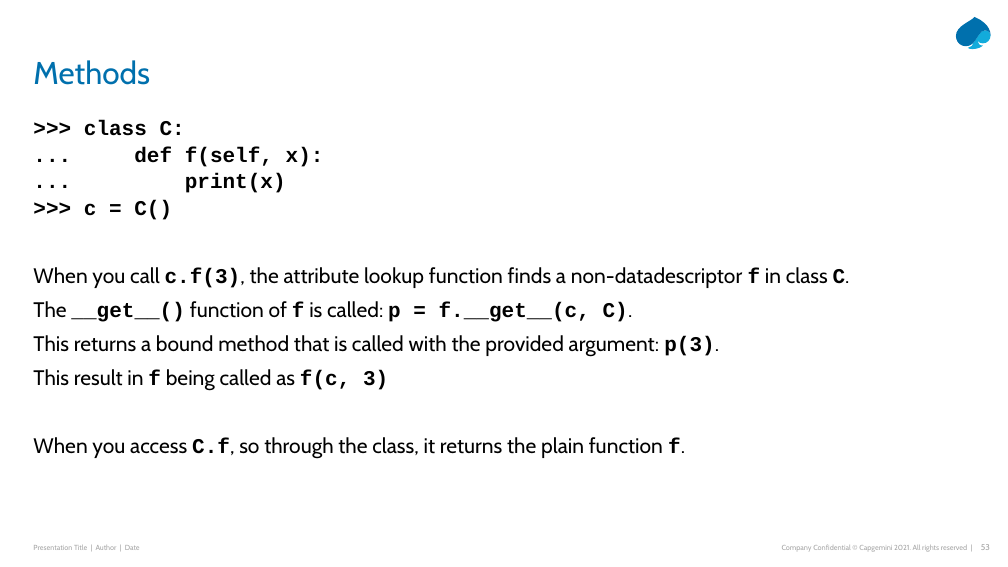
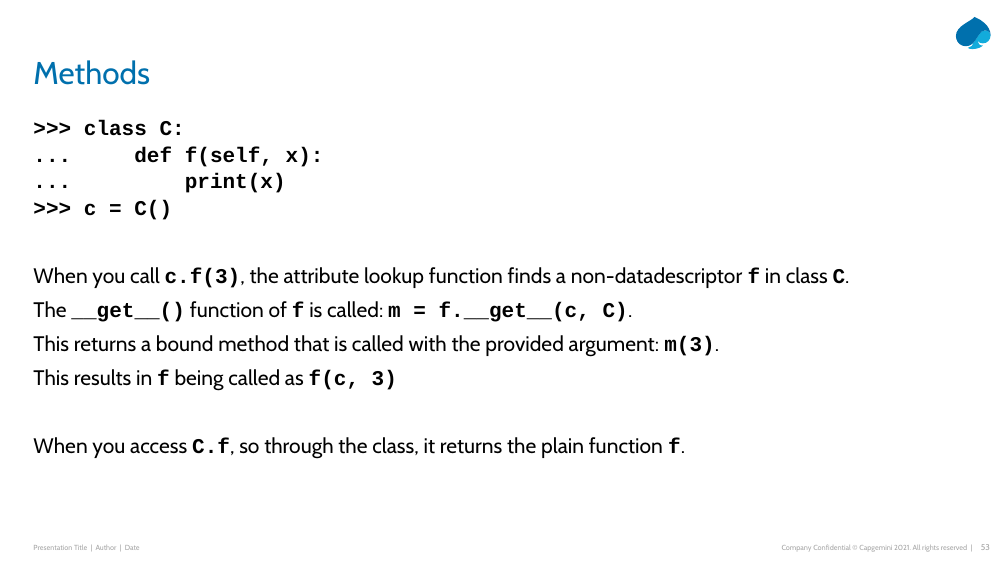
Before and after one commit to Python-Masterclass/Descriptors, a slide deck: slide 53 of Masterclass-6-descriptors.pptx. Drawn at 1008x567 pixels with LibreOffice and Linux fonts; fonts in the diff are those of the drawing. Boxes give left, top, right and bottom in pixels: in the first picture for what was removed or moved away, otherwise in the second. Text is boxed around its words. In the diff, an @@ line names an element or a change of style, - is before the commit and + after.

```diff
--- a/Masterclass-6-descriptors.pptx
+++ b/Masterclass-6-descriptors.pptx
@@ text at (33,301,719,391): text changed @@
-The __get__() function of f is called: p = f.__get__(c, C).
-This returns a bound method that is called with the provided argument: p(3).
-This result in f being called as f(c, 3)
+The __get__() function of f is called: m = f.__get__(c, C).
+This returns a bound method that is called with the provided argument: m(3).
+This results in f being called as f(c, 3)
```
Also in this commit, not shown: 3 other slides changed, 10 slides added, 9 other files.
